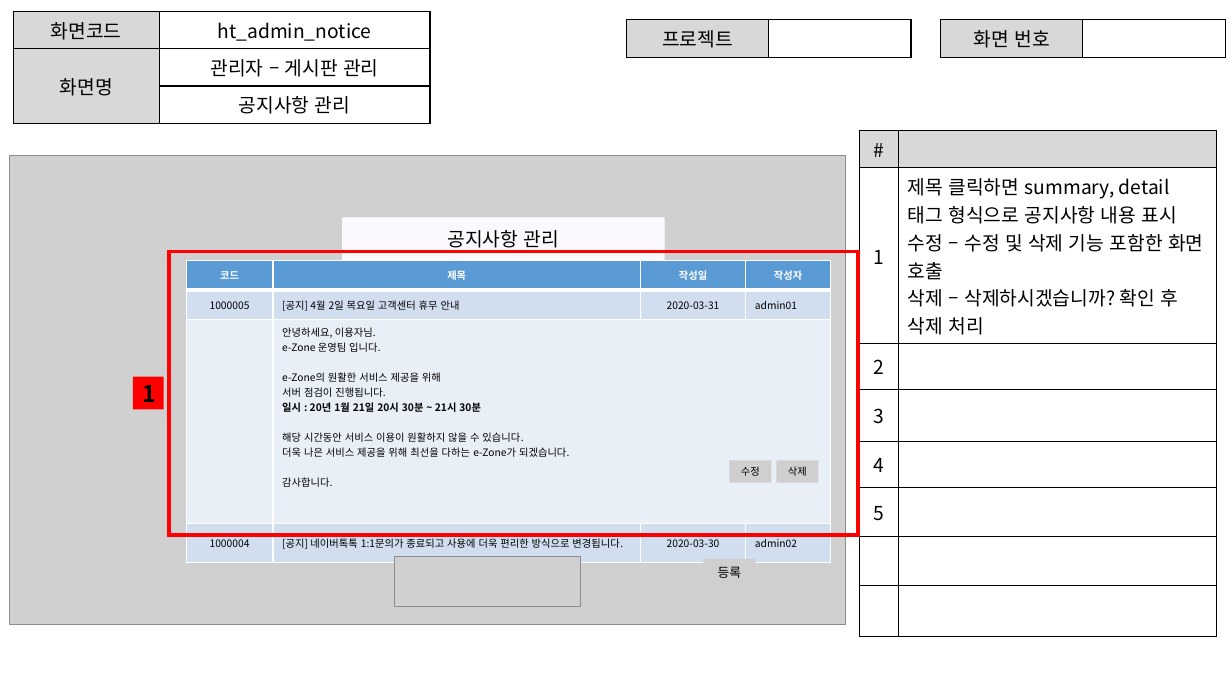
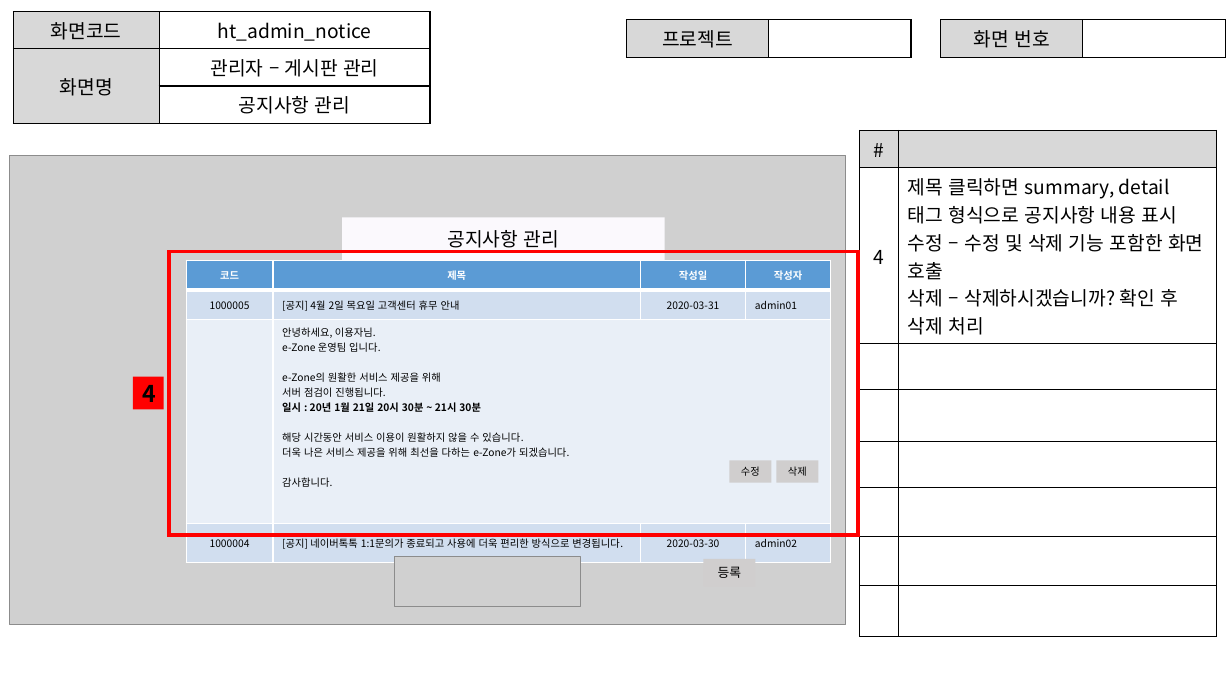
Before and after one commit to ezenteam2/e-Zone, a slide deck: slide 12 of 0 발표용 파워포인트/project05 - 파워포인트 종합 - 현태.pptx. Drawn at 1232x693 pixels with LibreOffice and Linux fonts; fonts in the diff are those of the drawing; grey boxes stand for pictures. Boxes give left, top, right and bottom in pixels: in the first picture for what was removed or moved away, otherwise in the second. Text is boxed around its words. In the diff, an @@ line names an element or a change of style, - is before the commit and + after.

```diff
--- a/0 발표용 파워포인트/project05 - 파워포인트 종합 - 현태.pptx
+++ b/0 발표용 파워포인트/project05 - 파워포인트 종합 - 현태.pptx
@@ table at (860, 130, 1217, 604) @@
-row 2: 1 | 제목 클릭하면 summary, detail 태그 형식으로 공지사항 내용 표시 / 수정 – 수정 및 삭제 기능 포함한 화면 호출 / 삭제 – 삭제하시겠습니까? 확인 후 삭제 처리
-row 3: 2 | 
-row 4: 3 | 
-row 5: 4 | 
-row 6: 5 | 
+row 2: 4 | 제목 클릭하면 summary, detail 태그 형식으로 공지사항 내용 표시 / 수정 – 수정 및 삭제 기능 포함한 화면 호출 / 삭제 – 삭제하시겠습니까? 확인 후 삭제 처리
+row 5:  | 
+row 6:  | 
+row 7:  | 
+row 8:  | 
@@ text in rectangle at (142, 385, 156, 402): text changed @@
-1
+4
```
Also in this commit, not shown: 12 other slides changed, 2 other files.
